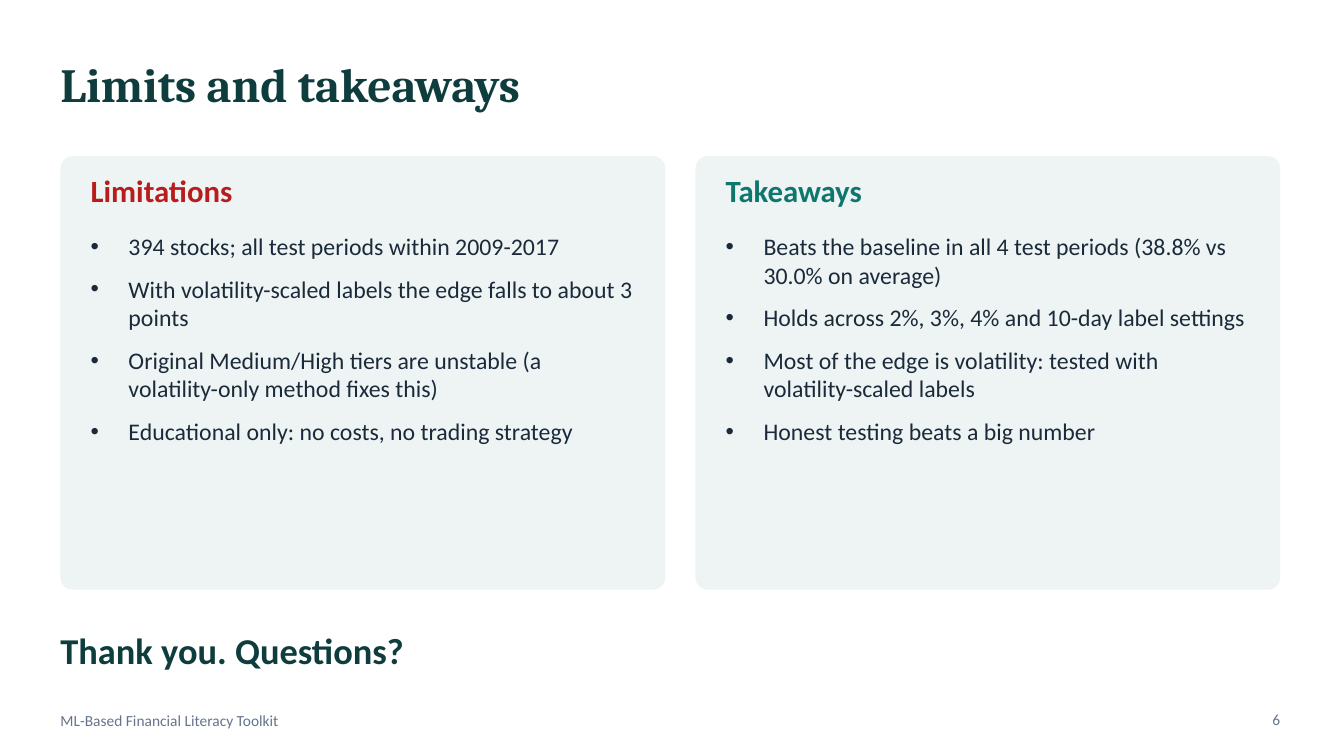
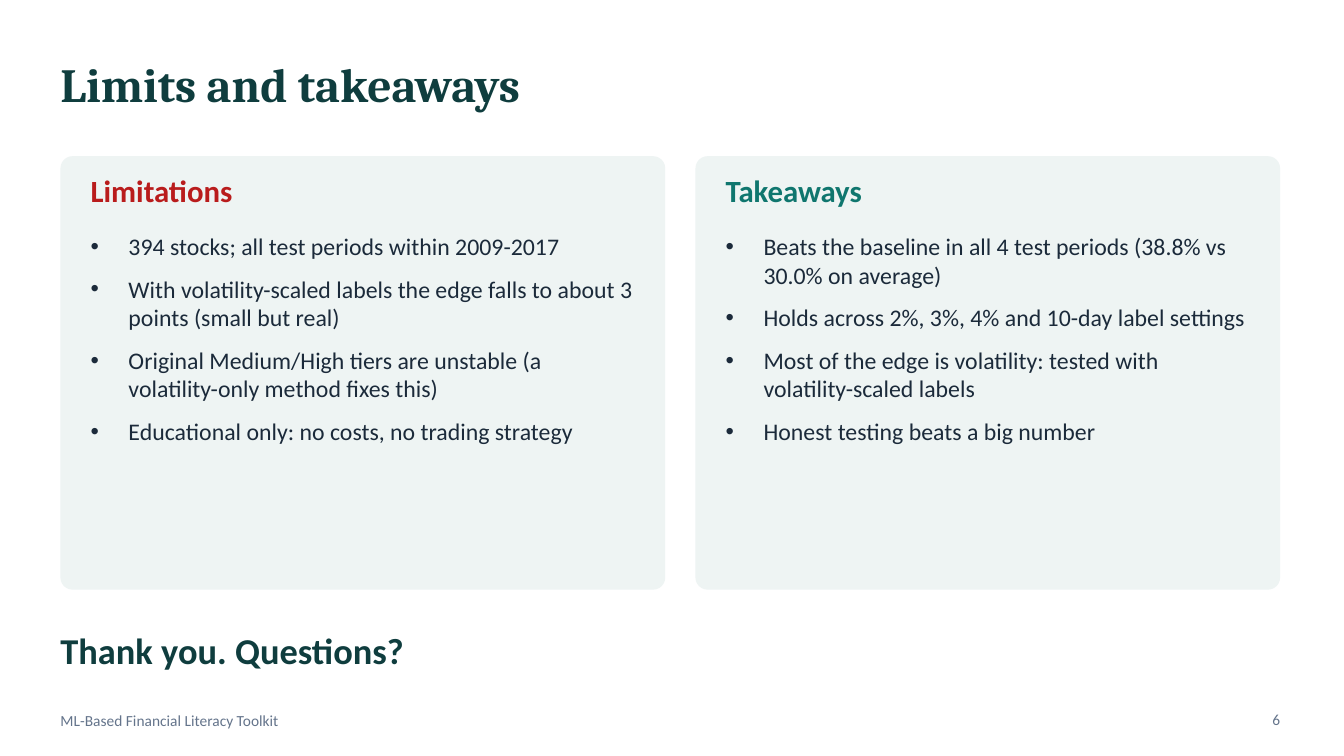
Before and after one commit to DivyaOhri/ML-Based-Financial-Literacy-Toolkit, a slide deck: slide 6 of docs/Project_Presentation_6_slides.pptx. Drawn at 1344x756 pixels with LibreOffice and Linux fonts; fonts in the diff are those of the drawing. Boxes give left, top, right and bottom in pixels: in the first picture for what was removed or moved away, otherwise in the second. Text is boxed around its words. In the diff, an @@ line names an element or a change of style, - is before the commit and + after.

Commit message:
Add significance test; update README and deck

```diff
--- a/docs/Project_Presentation_6_slides.pptx
+++ b/docs/Project_Presentation_6_slides.pptx
@@ text at [128,281,632,330]: text changed @@
-• With volatility-scaled labels the edge falls to about 3 points
+• With volatility-scaled labels the edge falls to about 3 points (small but real)
```
Also in this commit, not shown: 3 other files.
